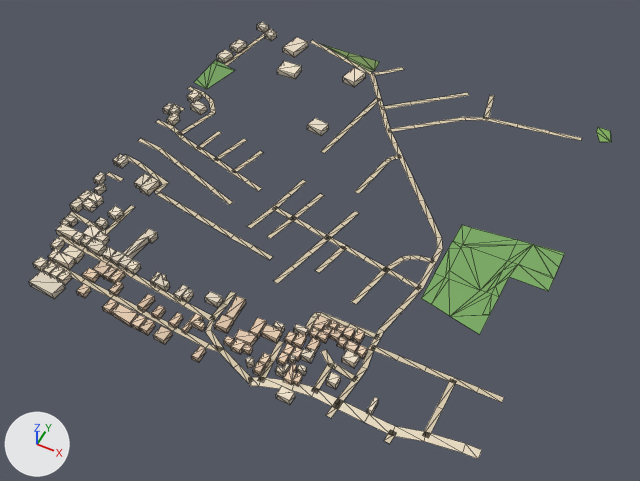
What one commit did to the glTF model public/assets/bengaluru-region-v1/tiles/t14_17-l1.glb.
Both versions are drawn from a camera (50 mm lens) standing at (7544.0, 8124.0, 705.0) and looking at (7251.0, 8711.0, -28.0). The axes (+X, +Y, +Z) are drawn at lower left. The lights are the same throughout. The picture after the commit comes second. Mesh edges are drawn as thin lines. Vertices at exactly the same position are counted once.

Script lines for the objects in view, before the commit:
```python
me_building = bpy.data.meshes.new('building')
me_building.from_pydata(...)  # 906 vertices, 1146 faces; spans x -4.0..399.0, y -4.0..500.0, z 0.0..8.0
me_building.materials.append(mat_building)
me_ground = bpy.data.meshes.new('ground')
me_ground.from_pydata(...)  # 498 vertices, 425 faces; spans x 0.0..500.0, y -4.0..503.0, z 1.0
me_ground.materials.append(mat_ground)
# before: 325 (476.0, 84.0, 1.0) at pixel (476, 392), 326 (476.0, 90.0, 1.0) at pixel (479, 387)
ob_building = bpy.data.objects.new('building', me_building)
ob_building.location = (7000.0, 8500.0, 0.0)
ob_ground = bpy.data.objects.new('ground', me_ground)
ob_ground.location = (7000.0, 8500.0, 0.0)
```
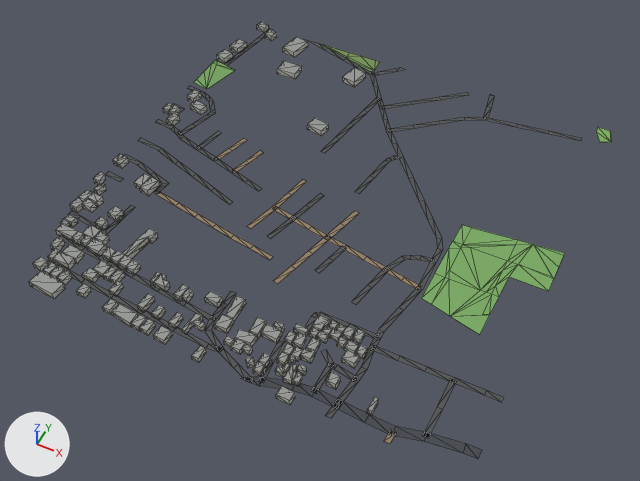
What differs and where, as boxes [x1, y1, x2, y2] in the pictures (640 x 481 px; the box of a moved part takes in the faces that stretch with it):
part 1 of me_building, recoloured: [29, 22, 378, 415] in both
part 2 of me_ground, moved or reshaped: before [69, 29, 404, 234]; after [69, 29, 406, 234]
part 3 of me_ground, moved or reshaped: [184, 303, 350, 391] in both
part 4 of me_ground, moved or reshaped: before [452, 378, 504, 402]; after [453, 378, 504, 402]
part 5 of me_ground, recoloured: [48, 49, 582, 459] in both

What changed in the scene script:
```text
Change me_building:
    used by ob_building; location = (7000.0, 8500.0, 0.0)
    remove me_building.from_pydata(...)  # 906 vertices, 1146 faces; spans x -4.0..399.0, y -4.0..500.0, z 0.0..8.0
    add me_building.from_pydata(...)  # 906 vertices, 1384 faces; spans x -4.0..399.0, y -4.0..500.0, z 0.0..8.0
    me_building part 1: 1146 kept faces spanning x -4.0..399.0, y -4.0..500.0, z 0.0..8.0 get new vertex colours
    edits to the shape of me_building do not show in these pictures
Change me_ground:
    used by ob_ground; location = (7000.0, 8500.0, 0.0)
    verts and faces of me_ground; kept vertices keep their numbers, new ones are numbered from 498
    remove me_ground.from_pydata(...)  # 498 vertices, 425 faces; spans x 0.0..500.0, y -4.0..503.0, z 1.0
    add me_ground.from_pydata(...)  # 503 vertices, 430 faces; spans x 0.0..500.0, y 0.0..500.0, z 1.0
    me_ground part 2
    10 vertices are removed from x 0.0..228.0, y 95.0..503.0, z 1.0
    26 faces are deleted
    7 vertices move from x 0.0..123.0, y 139.0..495.0, z 1.0 to x 0.0..120.0, y 133.0..496.0, z 1.0
    14 vertices are added at x 0.0..230.0, y 97.0..500.0, z 1.0
    30 new faces join them
    me_ground part 3
    4 vertices are removed from x 280.0..287.0, y -4.0..4.0, z 1.0
    6 faces are deleted
    4 vertices move from x 213.0..307.0, y 44.0..103.0, z 1.0 to x 212.0..307.0, y 44.0..103.0, z 1.0
    5 vertices are added at (294.0, 0.0, 1.0), (285.0, 0.0, 1.0), (274.0, 0.0, 1.0), (279.0, 0.0, 1.0), (284.0, 0.0, 1.0)
    7 new faces join them
    me_ground part 4
    add verts[326] = (483.0, 90.0, 1.0)  # moved, pixel (486, 390)
    add verts[325] = (483.0, 84.0, 1.0)  # moved, pixel (484, 395)
    me_ground part 5: 317 kept faces spanning x 0.0..500.0, y 0.0..500.0, z 1.0 get new vertex colours; the middle colour goes from beige #d7c9ae to dark grey #535556
    other edits to the shape of me_ground do not show in these pictures
```
